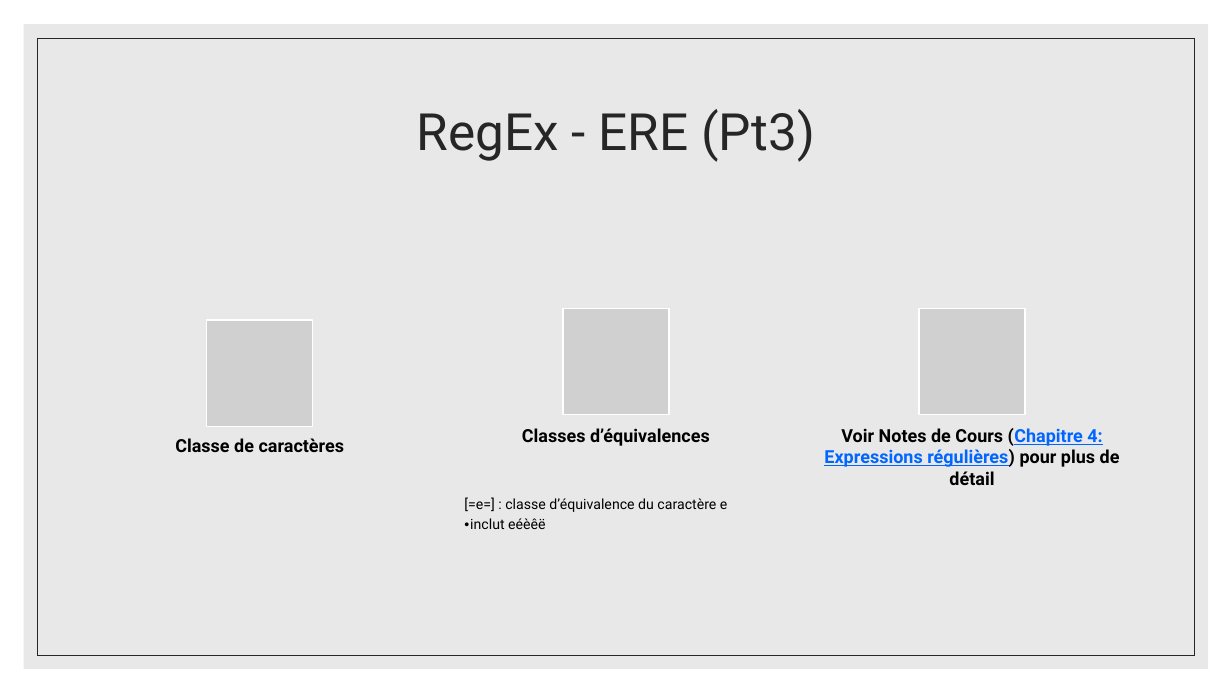
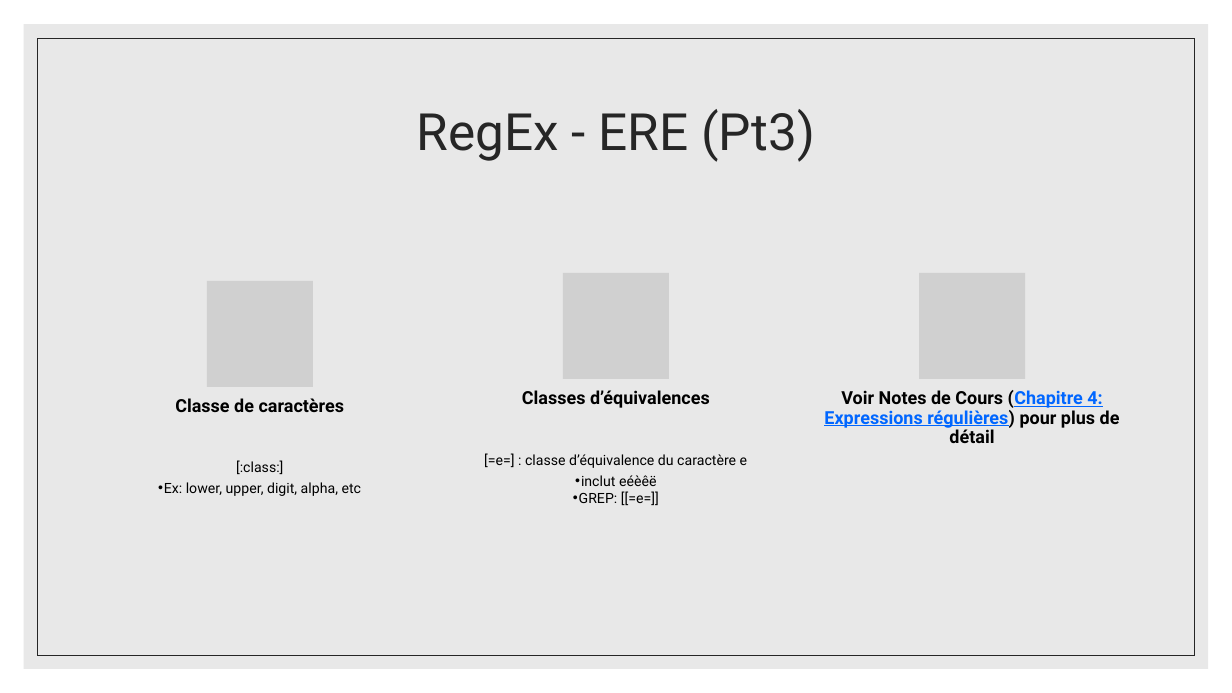
Before and after one commit to George-Fam/UQAM-Labos, a slide deck: slide 4 of INF1070/Lab05 - Diapos.pptx. Drawn at 1232x693 pixels with LibreOffice and Linux fonts; fonts in the diff are those of the drawing; grey boxes stand for pictures. Boxes give left, top, right and bottom in pixels: in the first picture for what was removed or moved away, otherwise in the second. Text is boxed around its words. In the diff, an @@ line names an element or a change of style, - is before the commit and + after.

```diff
--- a/INF1070/Lab05 - Diapos.pptx
+++ b/INF1070/Lab05 - Diapos.pptx
@@ picture added at [207, 281, 313, 387] @@
@@ picture: place and size @@
-picture at [563, 309, 669, 415]
+picture at [563, 273, 669, 379]
@@ picture added at [920, 273, 1026, 379] @@
@@ picture removed at [207, 321, 313, 427] @@
@@ picture removed at [920, 309, 1026, 415] @@
@@ text "Classes d’équivalences": place and size @@
-text "Classes d’équivalences" at [522, 428, 710, 446]
+text "Classes d’équivalences" at [522, 390, 710, 408]
@@ text "Voir Notes de Cours (Chapitre ...": place and size @@
-text "Voir Notes de Cours (Chapitre ..." at [824, 428, 1120, 485]
+text "Voir Notes de Cours (Chapitre ..." at [824, 390, 1120, 443]
@@ line spacing 1 to 0.9 in 3 elements at [522, 390, 710, 408], [824, 390, 1120, 443], [175, 398, 345, 412] @@
@@ text "Classe de caractères": place and size @@
-text "Classe de caractères" at [175, 438, 345, 452]
+text "Classe de caractères" at [175, 398, 345, 412]
@@ text added at [158, 460, 361, 496], 11 pt, text #000000 @@
+[:class:]
+  • Ex: lower, upper, digit, alpha, etc
@@ text "[=e=] : classe d’équivalence du ...": place and size @@
-text "[=e=] : classe d’équivalence du ..." at [464, 497, 727, 529]
+text "[=e=] : classe d’équivalence du ..." at [484, 453, 747, 505]
@@ text at [484, 453, 747, 486]: alignment left to centre; line spacing 1 to 0.9 @@
@@ text at [573, 491, 659, 505]: paragraph added @@
+  • GREP: [[=e=]]
```
Also in this commit, not shown: 1 other slide changed, 2 other files.
